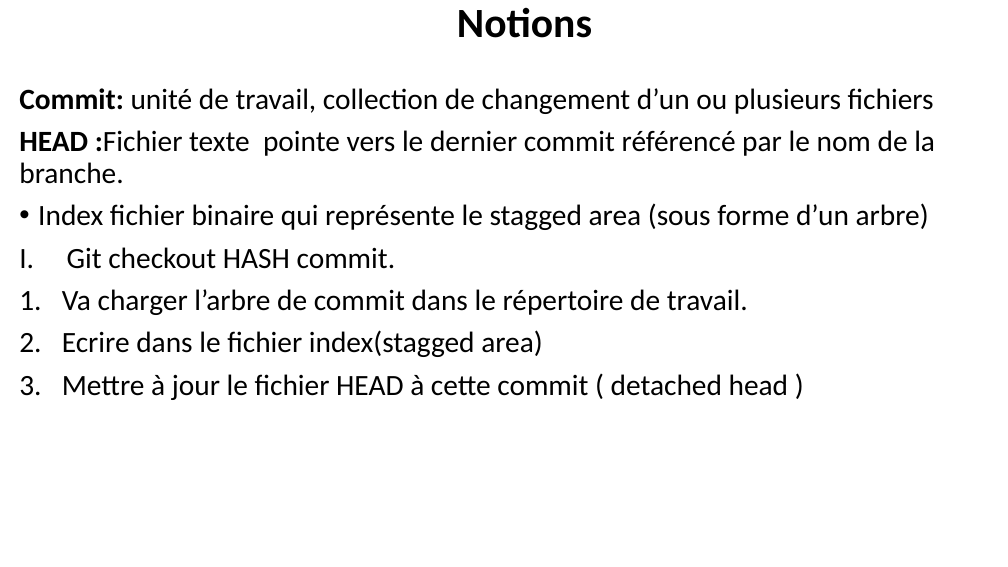
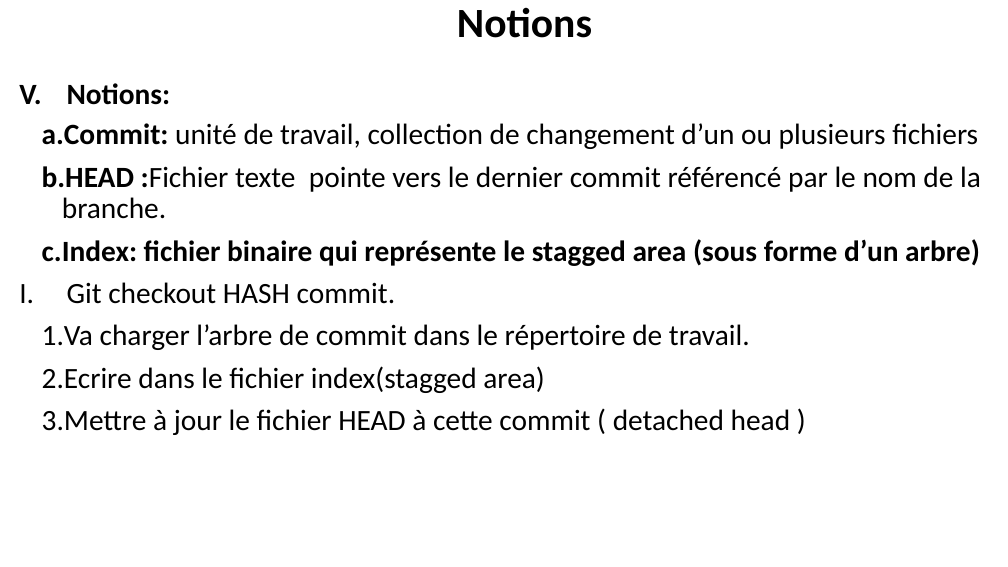
Before and after one commit to belakebiboussad/form, a slide deck: slide 4 of Formation Git.pptx. Drawn at 1008x567 pixels with LibreOffice and Linux fonts; fonts in the diff are those of the drawing. Boxes give left, top, right and bottom in pixels: in the first picture for what was removed or moved away, otherwise in the second. Text is boxed around its words. In the diff, an @@ line names an element or a change of style, - is before the commit and + after.

```diff
--- a/Formation Git.pptx
+++ b/Formation Git.pptx
@@ text at (x1=67, y1=83, x2=171, y2=105): paragraph added @@
+V. Notions:
@@ text at (x1=42, y1=123, x2=981, y2=435): bullet none to a.; indent changed @@
@@ text at (x1=42, y1=239, x2=980, y2=266): text changed; bold on @@
-• Index fichier binaire qui représente le stagged area (sous forme d’un arbre)
+h. Index: fichier binaire qui représente le stagged area (sous forme d’un arbre)
```
Also in this commit, not shown: 6 other slides changed, 4 slides added, 2 slides removed.
